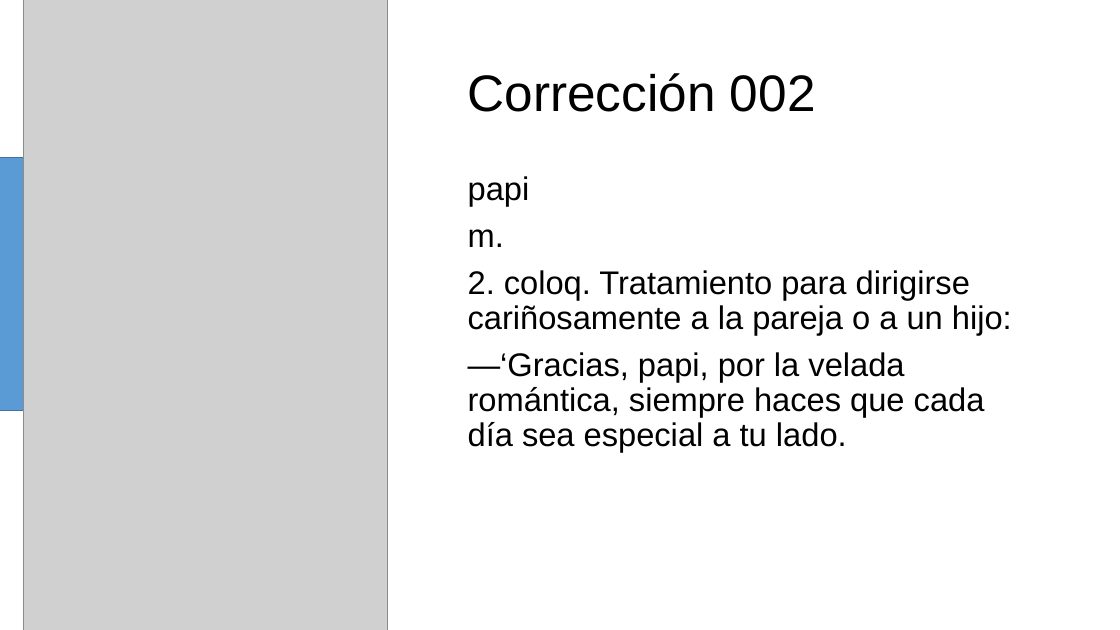
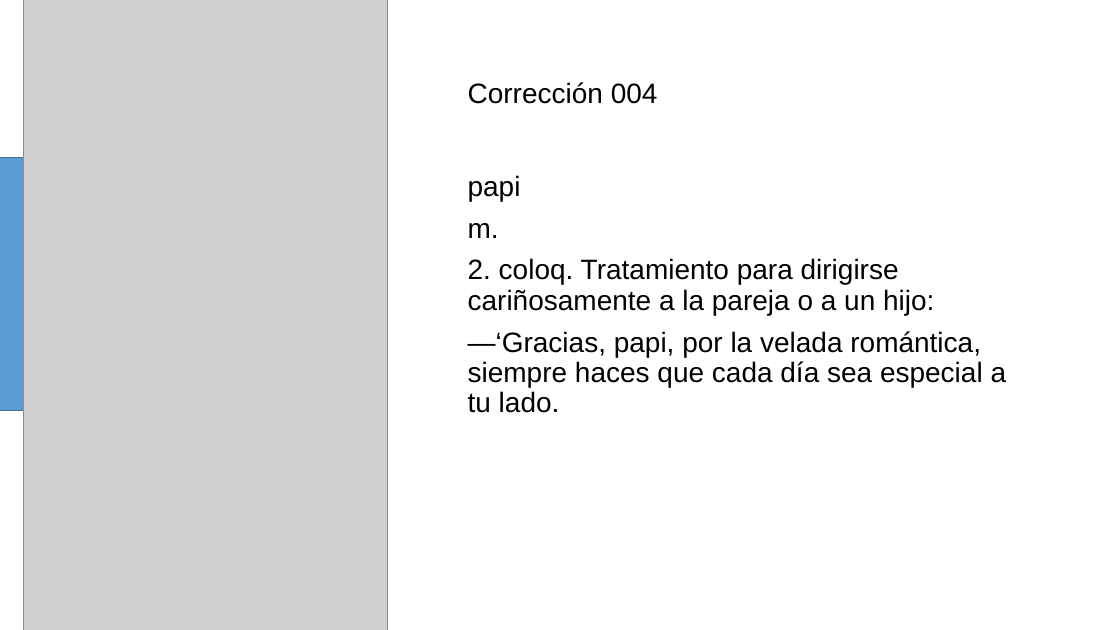
Before and after one commit to omarbramirez/ecuatorianismos, a slide deck: slide 4 of correcciones002.pptx (slide 5 before the commit). Drawn at 1120x630 pixels with LibreOffice and Linux fonts; fonts in the diff are those of the drawing; grey boxes stand for pictures. Boxes give left, top, right and bottom in pixels: in the first picture for what was removed or moved away, otherwise in the second. Text is boxed around its words. In the diff, an @@ line names an element or a change of style, - is before the commit and + after.

```diff
--- a/correcciones002.pptx
+++ b/correcciones002.pptx
@@ title at <box>468,82,658,104</box>: text changed; size 44 to 24 pt @@
-Corrección 002
+Corrección 004
@@ text "papi" at <box>468,175,1007,413</box>: size 28 to 24 pt @@
```
Also in this commit, not shown: 8 other slides changed, 8 slides added, 8 slides removed, 13 other files.
